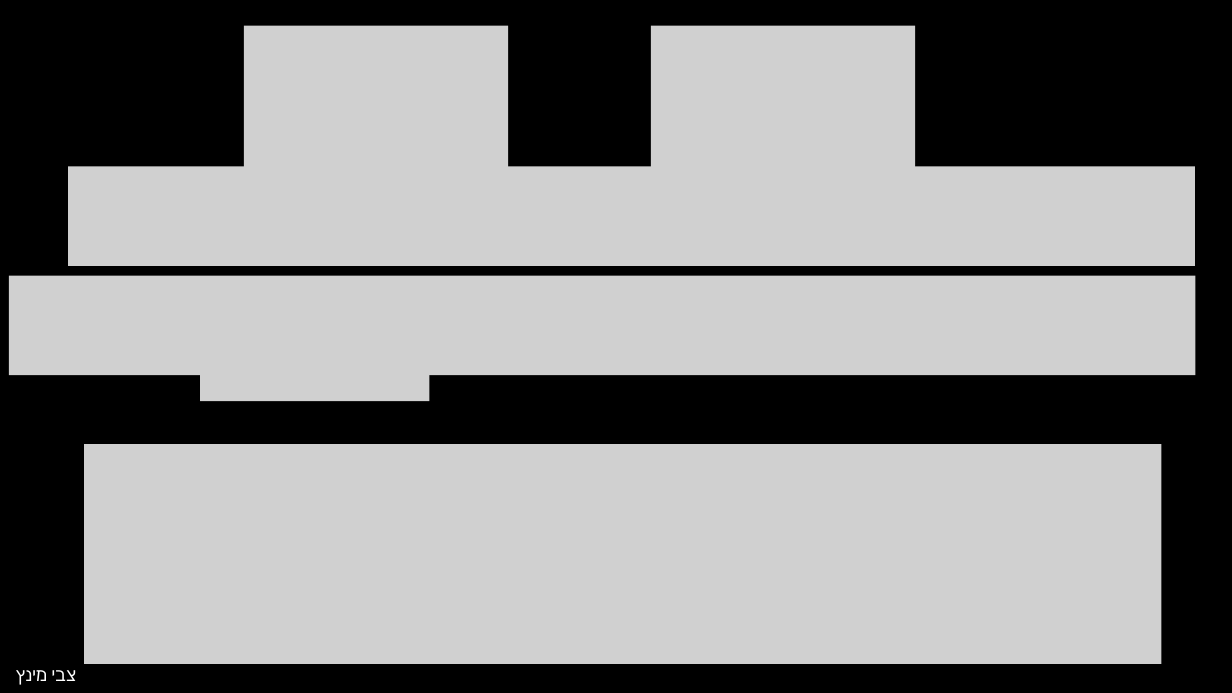
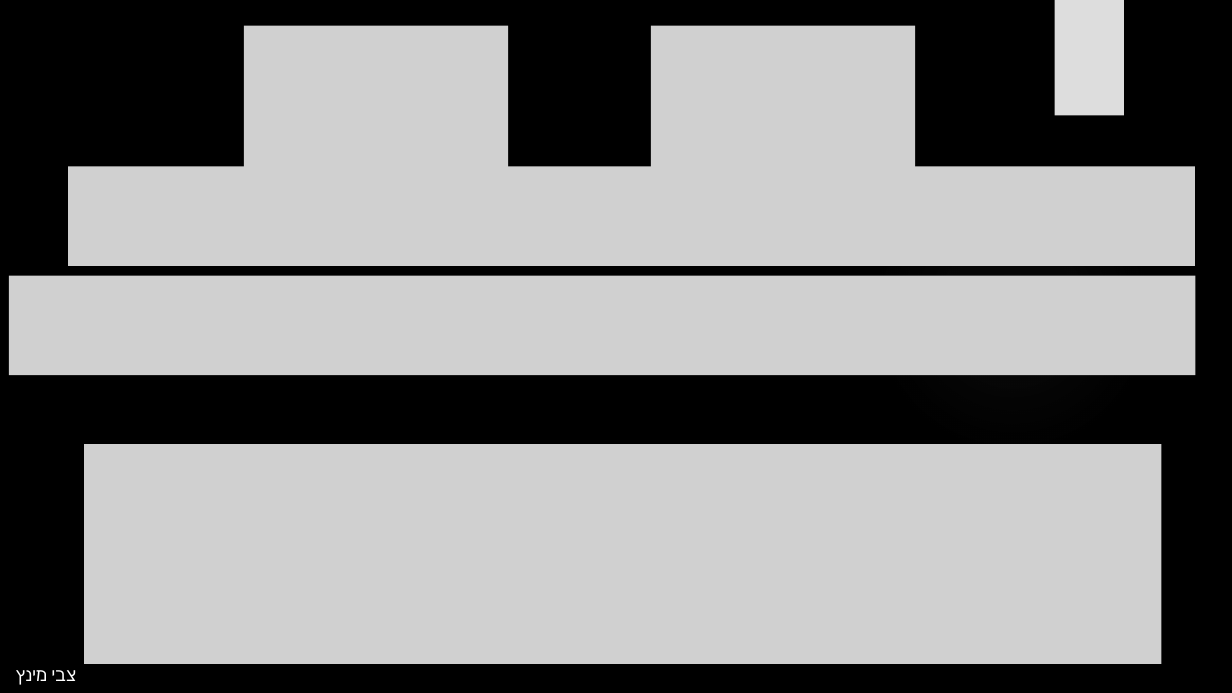
Before and after one commit to MosheOfer1/Data-Structures-2025, a slide deck: slide 31 of 1 - מבוא/תרגול 1 - מבוא.pptx (slide 27 before the commit). Drawn at 1232x693 pixels with LibreOffice and Linux fonts; fonts in the diff are those of the drawing; grey boxes stand for pictures; background and template pictures are left out. Boxes give left, top, right and bottom in pixels: in the first picture for what was removed or moved away, otherwise in the second. Text is boxed around its words. In the diff, an @@ line names an element or a change of style, - is before the commit and + after.

```diff
--- a/1 - מבוא/תרגול 1 - מבוא.pptx
+++ b/1 - מבוא/תרגול 1 - מבוא.pptx
@@ rectangle added at (1055, 0, 1124, 116), fill #DDDDDD @@
@@ picture removed at (201, 335, 430, 402) @@
```
Also in this commit, not shown: 53 other slides changed, 6 slides added, 2 slides removed.
